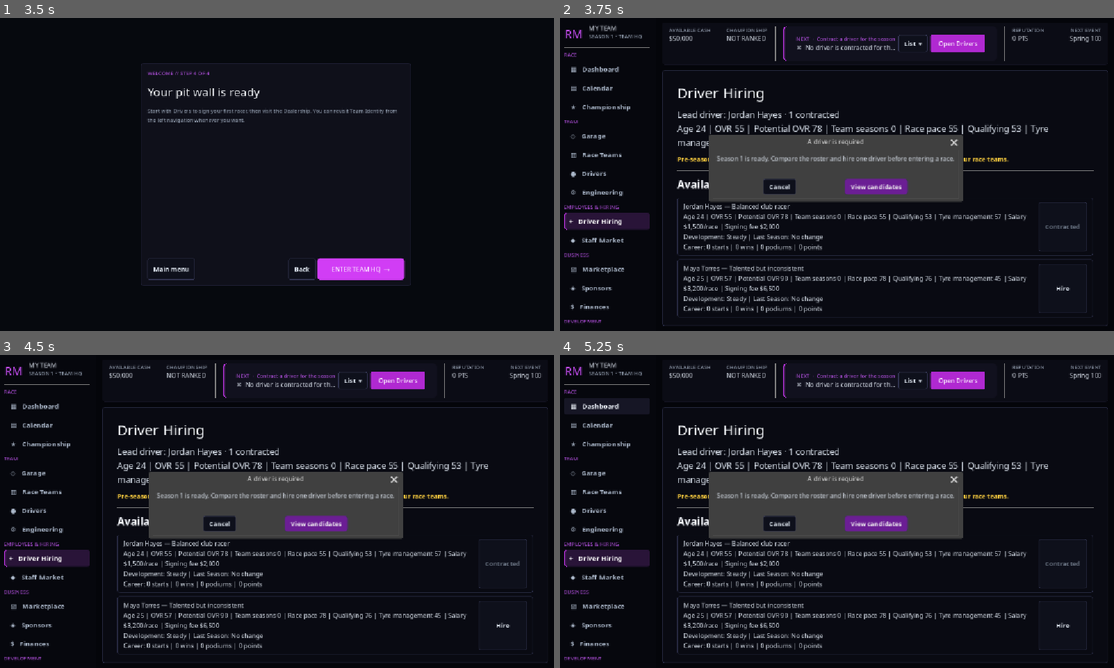
Above: before the commit, frames 1-4 (two rows, left to right).
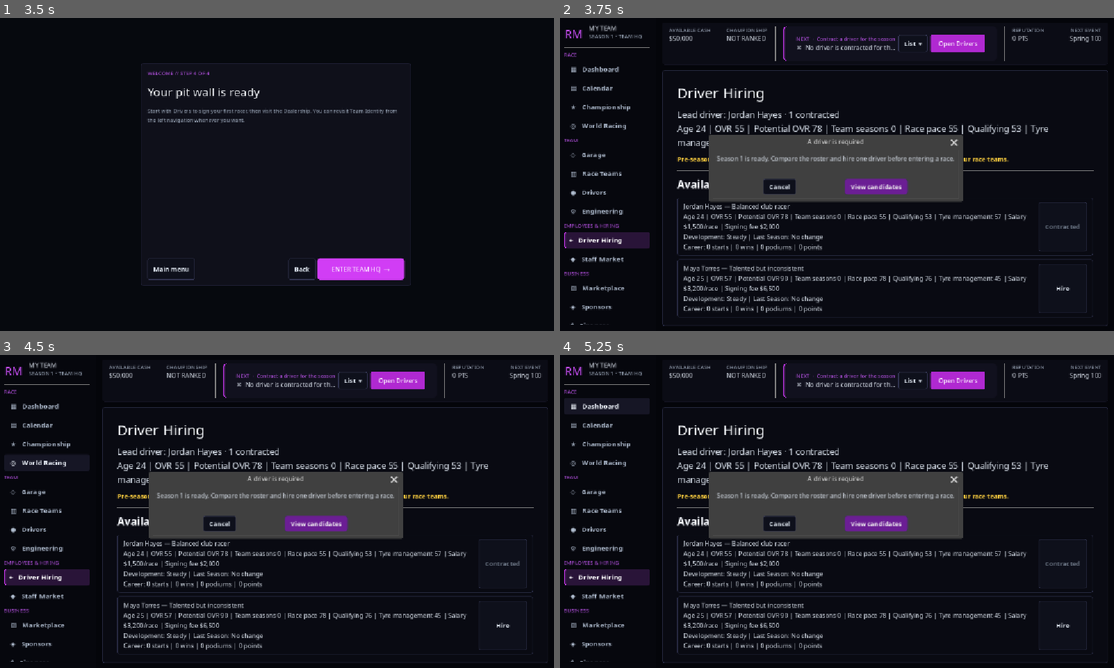
Above: after the commit, the same moments.

Repository: joeyp24/racing_manager
Game: Godot game, scene res://scenes/main_menu/main_menu.tscn
Two runs of this game, one before a commit and one after it. Both use one fixed random seed, a clock stepped at 60 frames per second and the inputs below.
Inputs (mouse positions are in pixels of both pictures, inside the frame that each line leads up to):
- Up to frame 1 (3.5 s): click "START A NEW CAREER →" at 0.5 s; click "CONTINUE →" at 1.25 s; click "CONTINUE →" at 2 s; click "CONTINUE →" at 2.75 s
- Up to frame 2 (3.75 s): click "ENTER TEAM HQ →" at 3.5 s
- Up to frame 3 (4.5 s): click (44, 461) at 4.25 s, where only the run after the commit has a clickable "◎ World Racing"
- Up to frame 4 (5.25 s): click "▦ Dashboard" at 5 s

Frame 1 is identical in both runs. In frame 2, 2.7% of the frame differs, in the area x 0-17%, y 32-98%; in frame 3, 2.7%; in frame 4, 2.7%.

Commit message:
Simulate and display other racing series

Diff:
--- a/autoload/race_manager.gd
+++ b/autoload/race_manager.gd
@@ -1142,10 +1142,68 @@
 	):
 		GameManager.team.complete_race_for_series(completed_race.series_id, completed_race.race_id)
 	GameManager.team.save_series_progress()
+	simulate_other_series_through_round(GameManager.team.get_completed_races().size())
 	GameManager.team.week_advance_required = true
 
 	GameManager.team.emit_changed()
 	finish_season_if_complete()
+
+
+func simulate_other_series_through_round(target_round: int) -> void:
+	if GameManager.team == null:
+		return
+	GameManager.team.ensure_world_series_data()
+	for series in SeriesCatalog.SERIES:
+		var series_id := str(series.id)
+		if series_id == GameManager.team.current_series_id:
+			continue
+		var calendar := get_calendar_for_series(series_id)
+		var series_data := GameManager.team.get_world_series_data(series_id)
+		var completed_rounds := int(series_data.get("completed_rounds", 0))
+		var last_round := mini(target_round, calendar.size())
+		while completed_rounds < last_round:
+			_simulate_world_series_race(series_id, calendar[completed_rounds], series_data)
+			completed_rounds += 1
+			series_data["completed_rounds"] = completed_rounds
+		GameManager.team.set_world_series_data(series_id, series_data)
+
+
+func _simulate_world_series_race(series_id: String, race: Race, series_data: Dictionary) -> void:
+	var field: Array[Dictionary] = []
+	for driver in AIRosterCatalog.get_roster(series_id):
+		field.append({
+			"driver_id": str(driver.driver_id),
+			"driver_name": str(driver.driver_name),
+			"team_name": str(driver.team_name),
+			"score": calculate_ai_score(race, driver)
+		})
+	field.sort_custom(func(first: Dictionary, second: Dictionary) -> bool: return float(first.score) > float(second.score))
+	var standings: Array[Dictionary] = series_data.get("standings", [])
+	if standings.is_empty():
+		for driver in AIRosterCatalog.get_roster(series_id):
+			standings.append({"driver_id":str(driver.driver_id), "driver_name":str(driver.driver_name), "team_name":str(driver.team_name), "points":0, "wins":0, "podiums":0, "starts":0, "best_finish":999, "average_finish_total":0})
+	var result_rows: Array[Dictionary] = []
+	for index in field.size():
+		var race_entry := field[index]
+		var position := index + 1
+		result_rows.append({"position":position, "driver_id":race_entry.driver_id, "driver_name":race_entry.driver_name, "team_name":race_entry.team_name})
+		for championship_entry in standings:
+			if str(championship_entry.driver_id) != str(race_entry.driver_id):
+				continue
+			championship_entry["points"] = int(championship_entry.points) + calculate_championship_points(series_id, {"position":position})
+			championship_entry["starts"] = int(championship_entry.starts) + 1
+			championship_entry["average_finish_total"] = int(championship_entry.average_finish_total) + position
+			championship_entry["best_finish"] = mini(int(championship_entry.best_finish), position)
+			if position == 1: championship_entry["wins"] = int(championship_entry.wins) + 1
+			if position <= 3: championship_entry["podiums"] = int(championship_entry.podiums) + 1
+			break
+	standings.sort_custom(func(first: Dictionary, second: Dictionary) -> bool:
+		if int(first.points) == int(second.points): return int(first.best_finish) < int(second.best_finish)
+		return int(first.points) > int(second.points))
+	var results: Array = series_data.get("results", [])
+	results.append({"race_id":race.race_id, "race_name":race.race_name, "track_name":race.track_name, "round":race.season_round, "rows":result_rows})
+	series_data["results"] = results
+	series_data["standings"] = standings
 
 
 func finish_season_if_complete() -> void:
--- a/resources/team.gd
+++ b/resources/team.gd
@@ -14,7 +14,7 @@
 const PART_REPAIR_COST_PER_POINT: int = 12
 const MAX_RACE_TEAMS: int = 4
 const RACE_TEAM_EXPANSION_COST: int = 25000
-const CURRENT_SAVE_FORMAT_VERSION: int = 4
+const CURRENT_SAVE_FORMAT_VERSION: int = 5
 
 @export var team_name: String = "My Team"
 @export var hometown: String = "Charlotte, NC"
@@ -64,6 +64,7 @@
 
 @export var championship_standings: Array[Dictionary] = []
 @export var series_progress: Dictionary = {}
+@export var world_series_data: Dictionary = {}
 @export var drivers: Array[Driver] = []
 @export var contracted_driver_ids: Array[String] = []
 @export var race_teams: Array[RaceTeam] = []
@@ -90,6 +91,7 @@
 
 func _init() -> void:
 	ensure_series_progress()
+	ensure_world_series_data()
 	ensure_departments()
 	ensure_default_player_driver()
 	ensure_driver_market()
@@ -202,6 +204,29 @@
 	var first_race := "spring_100" if series_id == "local_short_track" else "%s_round_01" % series_id
 	var is_legacy_season := series_id == "local_short_track"
 	series_progress[series_id] = {"completed_races":completed_races.duplicate() if is_legacy_season else [], "unlocked_rac …(273 unchanged characters)…
+
+
+func ensure_world_series_data() -> void:
+	for series in SeriesCatalog.SERIES:
+		var series_id := str(series.id)
+		if not world_series_data.has(series_id):
+			world_series_data[series_id] = {
+				"completed_rounds": 0,
+				"results": [],
+				"standings": [],
+				"season_number": season_number
+			}
+
+
+func get_world_series_data(series_id: String) -> Dictionary:
+	ensure_world_series_data()
+	return world_series_data.get(series_id, {}) as Dictionary
+
+
+func set_world_series_data(series_id: String, data: Dictionary) -> void:
+	ensure_world_series_data()
+	world_series_data[series_id] = data.duplicate(true)
+	emit_changed()
 
 
 func save_series_progress() -> void:
--- a/scenes/home/home.gd
+++ b/scenes/home/home.gd
@@ -8,6 +8,7 @@
 @onready var driver_market_button: Button = %driver_market_button
 @onready var race_teams_button: Button = %race_teams_button
 @onready var championship_button: Button = %championship_button
+@onready var world_series_button: Button = %world_series_button
 @onready var staff_button: Button = %staff_button
 @onready var finances_button: Button = %finances_button
 @onready var race_calendar_button: Button = %race_calendar_button
@@ -34,7 +35,7 @@
 
 func _ready() -> void:
 	GameManager.page_container = page_container
-	navigation_buttons = [home_button, race_calendar_button, championship_button,
+	navigation_buttons = [home_button, race_calendar_button, championship_button, world_series_button,
 		garage_button, race_teams_button, drivers_button, engineering_button, staff_button, driver_market_button, shop_button,
 		dealership_button, sponsors_button, finances_button, hq_button, identity_button,
 		scouting_button]
@@ -57,6 +58,7 @@
 	championship_button.pressed.connect(
 		_on_championship_button_pressed
 	)
+	world_series_button.pressed.connect(_on_world_series_button_pressed)
 	staff_button.pressed.connect(_on_staff_button_pressed)
 	finances_button.pressed.connect(_on_finances_button_pressed)
 
@@ -204,6 +206,11 @@
 	GameManager.load_page(
 		"res://scenes/pages/championship/championship.tscn"
 	)
+
+
+func _on_world_series_button_pressed() -> void:
+	set_active_navigation(world_series_button)
+	GameManager.load_page("res://scenes/pages/world_series/world_series.tscn")
 
 
 func _on_staff_button_pressed() -> void:
--- a/scenes/home/home.tscn
+++ b/scenes/home/home.tscn
@@ -113,6 +113,14 @@
 text = "★   Championship"
 alignment = 0
 
+[node name="world_series_button" type="Button" parent="Layout/Sidebar/Margin/Scroll/Content"]
+unique_name_in_owner = true
+layout_mode = 2
+theme_type_variation = &"NavigationButton"
+toggle_mode = true
+text = "◎   World Racing"
+alignment = 0
+
 [node name="TeamLabel" type="Label" parent="Layout/Sidebar/Margin/Scroll/Content"]
 layout_mode = 2
 theme_type_variation = &"EyebrowLabel"
--- /dev/null
+++ b/scenes/pages/world_series/world_series.gd
@@ -0,0 +1,98 @@
+extends Control
+
+@onready var series_selector: OptionButton = %series_selector
+@onready var view_tabs: TabContainer = %view_tabs
+@onready var standings_grid: GridContainer = %standings_grid
+@onready var results_selector: OptionButton = %results_selector
+@onready var results_grid: GridContainer = %results_grid
+@onready var status_label: Label = %status_label
+
+var selected_series_id: String = ""
+
+
+func _ready() -> void:
+	series_selector.item_selected.connect(_on_series_selected)
+	results_selector.item_selected.connect(_display_selected_result)
+	_populate_series_selector()
+
+
+func _populate_series_selector() -> void:
+	series_selector.clear()
+	for series in SeriesCatalog.SERIES:
+		var suffix := " (Your series)" if GameManager.team != null and str(series.id) == GameManager.team.current_series_id else ""
+		series_selector.add_item(str(series.name) + suffix)
+		series_selector.set_item_metadata(series_selector.item_count - 1, str(series.id))
+	var initial := 0
+	if GameManager.team != null:
+		initial = (SeriesCatalog.get_index(GameManager.team.current_series_id) + 1) % SeriesCatalog.SERIES.size()
+	series_selector.select(initial)
+	_on_series_selected(initial)
+
+
+func _on_series_selected(index: int) -> void:
+	selected_series_id = str(series_selector.get_item_metadata(index))
+	_refresh_page()
+
+
+func _refresh_page() -> void:
+	_clear_grid(standings_grid)
+	_clear_grid(results_grid)
+	results_selector.clear()
+	if GameManager.team == null:
+		status_label.text = "No career is loaded."
+		return
+	if selected_series_id == GameManager.team.current_series_id:
+		status_label.text = "This is your active championship. Open Championship for your live standings."
+		_build_standings(GameManager.team.get_sorted_championship_standings())
+		return
+	var data := GameManager.team.get_world_series_data(selected_series_id)
+	var completed := int(data.get("completed_rounds", 0))
+	var season_length := int(SeriesCatalog.get_series(selected_series_id).season_length)
+	status_label.text = "Season %d  •  %d of %d rounds complete  •  Simulated alongside your career" % [int(data.get("season_number", 1)), completed, season_length]
+	_build_standings(data.get("standings", []))
+	var results: Array = data.get("results", [])
+	for index in results.size():
+		var result := results[index] as Dictionary
+		results_selector.add_item("Round %d — %s" % [int(result.get("round", index + 1)), str(result.get("race_name", "Race"))])
+		results_selector.set_item_metadata(index, index)
+	if not results.is_empty():
+		results_selector.select(results.size() - 1)
+		_display_selected_result(results.size() - 1)
+
+
+func _build_standings(standings: Array) -> void:
+	_add_row(standings_grid, ["POS", "DRIVER / TEAM", "PTS", "WINS", "PODIUMS", "STARTS", "AVG"] , true)
+	for index in standings.size():
+		var entry := standings[index] as Dictionary
+		var starts := int(entry.get("starts", 0))
+		var average := "—" if starts == 0 else "%.1f" % (float(entry.get("average_finish_total", 0)) / starts)
+		_add_row(standings_grid, [str(index + 1), "%s\n%s" % [entry.get("driver_name", "Unknown"), entry.get("team_name", "Unknown")], str(entry.get("points", 0)), str(entry.get("wins", 0)), str(entry.get("podiums", 0)), str(starts) if entry.has("starts") else "—", average])
+
+
+func _display_selected_result(index: int) -> void:
+	_clear_grid(results_grid)
+	_add_row(results_grid, ["POS", "DRIVER", "TEAM"], true)
+	if GameManager.team == null or selected_series_id == GameManager.team.current_series_id:
+		return
+	var results: Array = GameManager.team.get_world_series_data(selected_series_id).get("results", [])
+	if index < 0 or index >= results.size():
+		return
+	for row in (results[index] as Dictionary).get("rows", []):
+		_add_row(results_grid, [str(row.get("position", 0)), str(row.get("driver_name", "Unknown")), str(row.get("team_name", "Unknown"))])
+
+
+func _add_row(grid: GridContainer, values: Array, header: bool = false) -> void:
+	for value in values:
+		var label := Label.new()
+		label.text = str(value)
+		label.custom_minimum_size = Vector2(72, 38)
+		label.size_flags_horizontal = Control.SIZE_EXPAND_FILL
+		label.vertical_alignment = VERTICAL_ALIGNMENT_CENTER
+		if header:
+			label.theme_type_variation = &"EyebrowLabel"
+		grid.add_child(label)
+
+
+func _clear_grid(grid: GridContainer) -> void:
+	for child in grid.get_children():
+		child.queue_free()
--- /dev/null
+++ b/scenes/pages/world_series/world_series.tscn
@@ -0,0 +1,82 @@
+[gd_scene load_steps=2 format=3]
+
+[ext_resource type="Script" path="res://scenes/pages/world_series/world_series.gd" id="1"]
+
+[node name="world_series" type="Control"]
+layout_mode = 3
+anchors_preset = 15
+anchor_right = 1.0
+anchor_bottom = 1.0
+grow_horizontal = 2
+grow_vertical = 2
+script = ExtResource("1")
+
+[node name="Margin" type="MarginContainer" parent="."]
+layout_mode = 1
+anchors_preset = 15
+anchor_right = 1.0
+anchor_bottom = 1.0
+grow_horizontal = 2
+grow_vertical = 2
+theme_override_constants/margin_left = 30
+theme_override_constants/margin_top = 24
+theme_override_constants/margin_right = 30
+theme_override_constants/margin_bottom = 20
+
+[node name="Layout" type="VBoxContainer" parent="Margin"]
+layout_mode = 2
+theme_override_constants/separation = 12
+
+[node name="Title" type="Label" parent="Margin/Layout"]
+layout_mode = 2
+theme_type_variation = &"SectionTitle"
+text = "World Racing"
+
+[node name="Subtitle" type="Label" parent="Margin/Layout"]
+layout_mode = 2
+theme_type_variation = &"MutedLabel"
+text = "Follow every championship, race result, and driver across the racing world."
+
+[node name="series_selector" type="OptionButton" parent="Margin/Layout"]
+unique_name_in_owner = true
+custom_minimum_size = Vector2(0, 44)
+layout_mode = 2
+
+[node name="status_label" type="Label" parent="Margin/Layout"]
+unique_name_in_owner = true
+layout_mode = 2
+theme_type_variation = &"StatusLabel"
+
+[node name="view_tabs" type="TabContainer" parent="Margin/Layout"]
+unique_name_in_owner = true
+layout_mode = 2
+size_flags_vertical = 3
+
+[node name="Standings" type="ScrollContainer" parent="Margin/Layout/view_tabs"]
+layout_mode = 2
+horizontal_scroll_mode = 0
+
+[node name="standings_grid" type="GridContainer" parent="Margin/Layout/view_tabs/Standings"]
+unique_name_in_owner = true
+layout_mode = 2
+size_flags_horizontal = 3
+columns = 7
+
+[node name="Results" type="VBoxContainer" parent="Margin/Layout/view_tabs"]
+layout_mode = 2
+
+[node name="results_selector" type="OptionButton" parent="Margin/Layout/view_tabs/Results"]
+unique_name_in_owner = true
+custom_minimum_size = Vector2(0, 42)
+layout_mode = 2
+
+[node name="Scroll" type="ScrollContainer" parent="Margin/Layout/view_tabs/Results"]
+layout_mode = 2
+size_flags_vertical = 3
+horizontal_scroll_mode = 0
+
+[node name="results_grid" type="GridContainer" parent="Margin/Layout/view_tabs/Results/Scroll"]
+unique_name_in_owner = true
+layout_mode = 2
+size_flags_horizontal = 3
+columns = 3
--- a/scripts/game_manager.gd
+++ b/scripts/game_manager.gd
@@ -65,6 +65,7 @@
 	team.ensure_default_player_driver()
 	team.ensure_driver_market()
 	team.ensure_series_rosters()
+	team.ensure_world_series_data()
 	team.ensure_car_parts()
 	team.ensure_staff_market()
 	team.ensure_race_teams()
Not shown, changed: tests/test_gameplay_contracts.py
